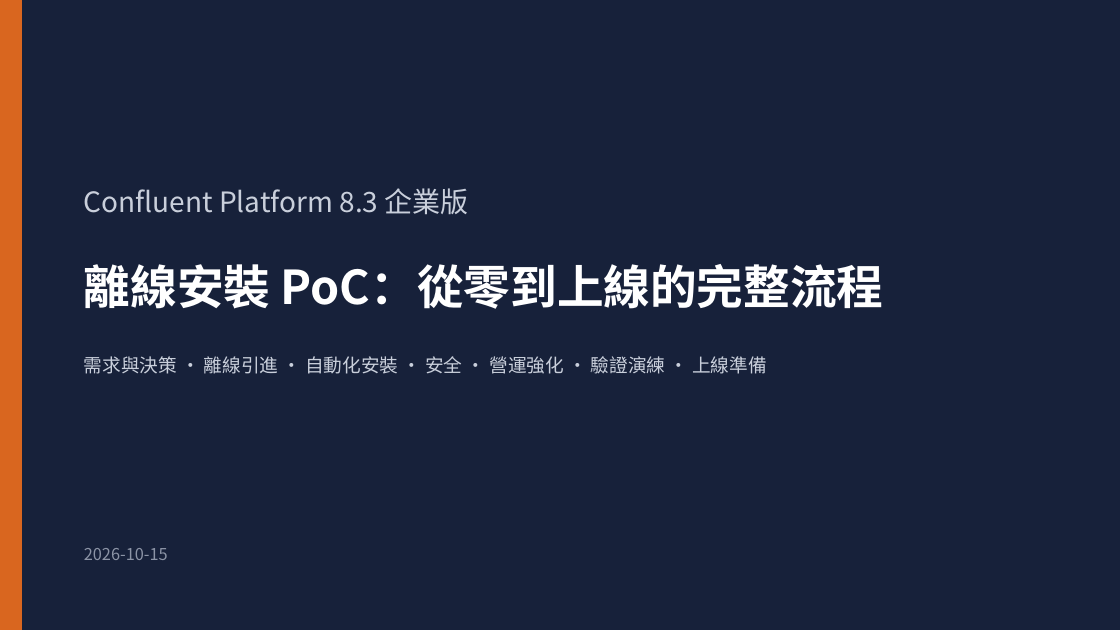
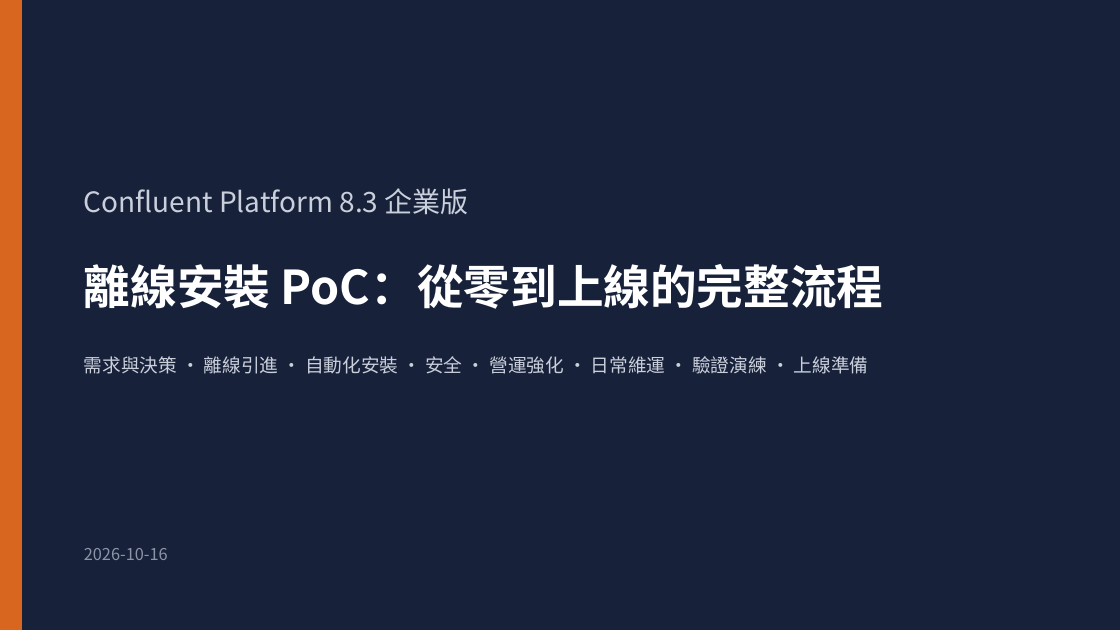
Before and after one commit to zxc81906119/kafka_install_ops, a slide deck: slide 1 of docs/Confluent-離線安裝PoC-全流程.pptx. Drawn at 1120x630 pixels with LibreOffice and Linux fonts; fonts in the diff are those of the drawing. Boxes give left, top, right and bottom in pixels: in the first picture for what was removed or moved away, otherwise in the second. Text is boxed around its words. In the diff, an @@ line names an element or a change of style, - is before the commit and + after.

```diff
--- a/docs/Confluent-離線安裝PoC-全流程.pptx
+++ b/docs/Confluent-離線安裝PoC-全流程.pptx
@@ text at bbox=[84, 356, 868, 374]: text changed @@
-需求與決策 · 離線引進 · 自動化安裝 · 安全 · 營運強化 · 驗證演練 · 上線準備
+需求與決策 · 離線引進 · 自動化安裝 · 安全 · 營運強化 · 日常維運 · 驗證演練 · 上線準備
@@ text at bbox=[84, 548, 168, 560]: text changed @@
-2026-10-15
+2026-10-16
```
Also in this commit, not shown: 14 other slides changed, 4 slides added, 47 other files.
